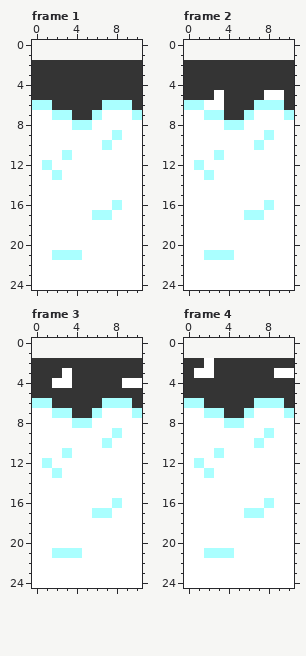
One commit to this pixel-art file: Source/images/ega/refactored/Snow_C.ase. Above is the file before it was changed.
11x23 pixels, 6 frames. Shown: frame 1, frame 2, frame 3, frame 4. The old version is drawn lined up with the new one, on the new canvas. The commit also changed other frames, which this record leaves out.
And afterwards:
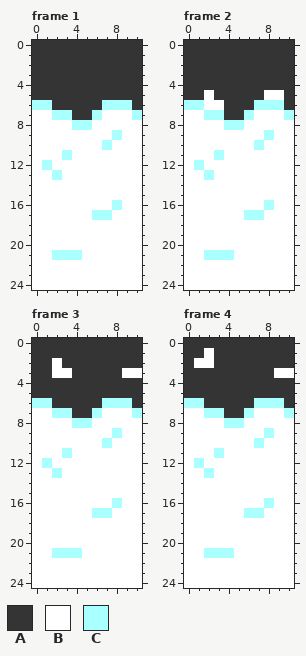
Palette (. is transparent): A #343434  B #ffffff  C #aaffff
Changes in this commit:
canvas 11x23 -> 11x25, the old top-left corner now at 0,2
Changed rows in their new state; - is an unchanged pixel.
Frame 1:
first column x 0:
 0 AAAAAAAAAAA
 1 AAAAAAAAAAA
Frame 2:
first column x 0:
 0 AAAAAAAAAAA
 1 AAAAAAAAAAA
first column x 2:
 5 BA
Frame 3:
first column x 0:
 0 AAAAAAAAAAA
 1 AAAAAAAAAAA
 2 --B--------
 3 --B------BB
 4 --AA-----AA
Frame 4:
first column x 0:
 0 AAAAAAAAAAA
 1 AABAAAAAAAA
 2 -B---------
 3 -AA--------
